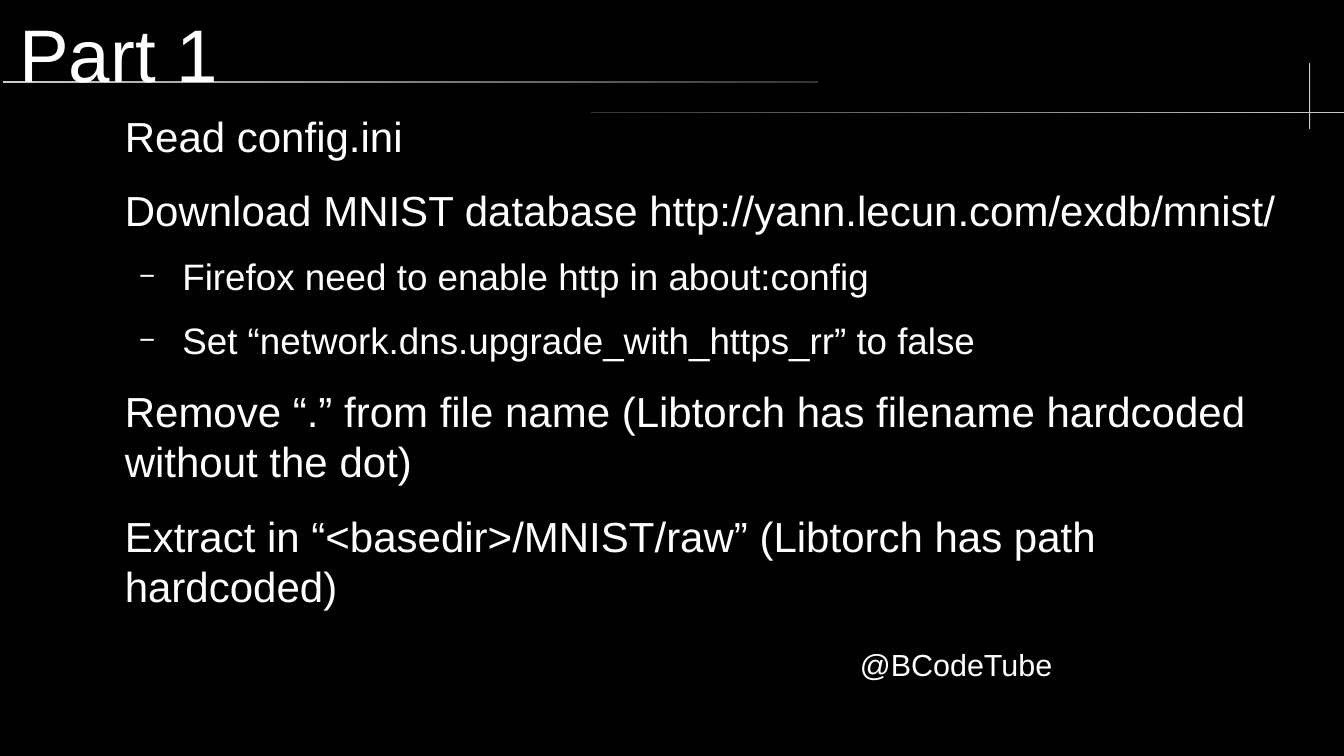
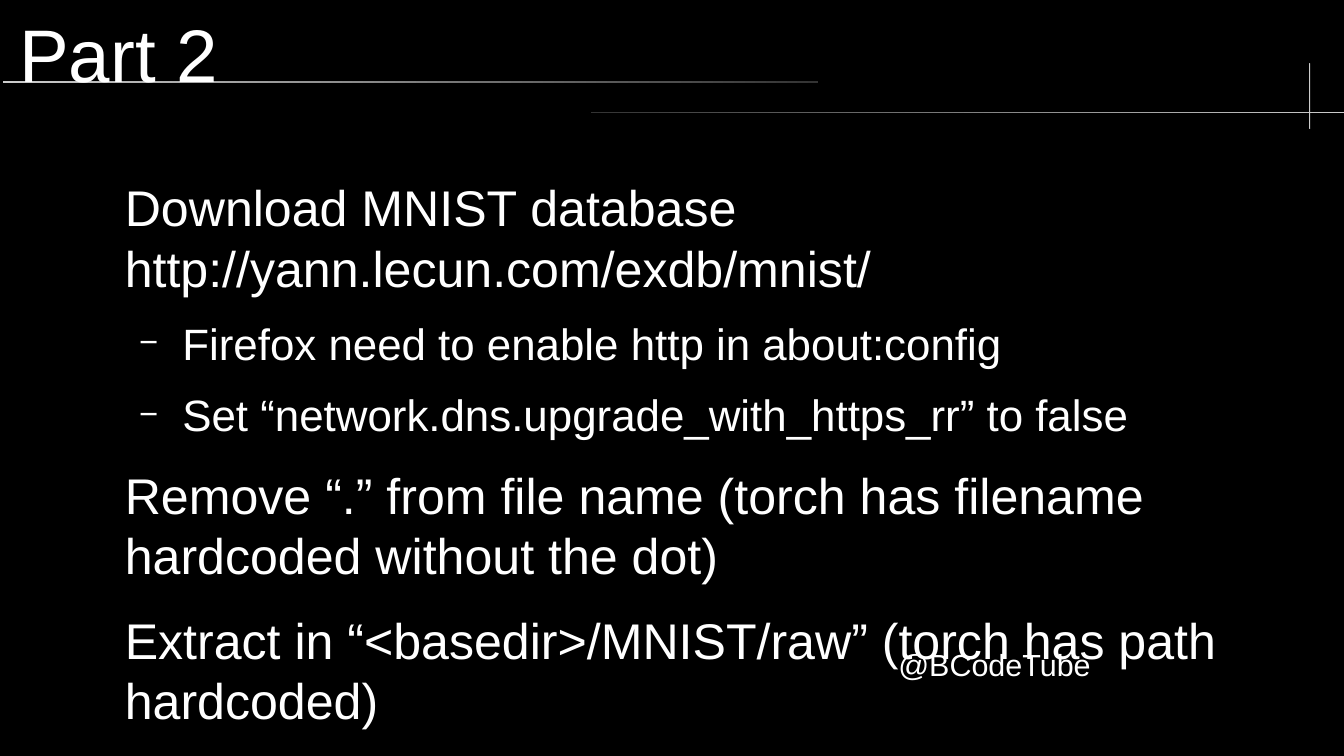
Before and after one commit to brccabral/Cpp_Python_MNIST, a slide deck: slide 11 of MNIST.odp (slide 10 before the commit). Drawn at 1344x756 pixels with LibreOffice and Linux fonts; fonts in the diff are those of the drawing; background and template pictures are left out. Boxes give left, top, right and bottom in pixels: in the first picture for what was removed or moved away, otherwise in the second. Text is boxed around its words. In the diff, an @@ line names an element or a change of style, - is before the commit and + after.

Commit message:
presentation refactor

```diff
--- a/MNIST.odp
+++ b/MNIST.odp
@@ title at bbox=[19, 30, 217, 83]: text changed @@
-Part 1
+Part 2
@@ text at bbox=[125, 121, 403, 160]: paragraph removed @@
-Read config.ini
@@ text "Download MNIST database http://yann.lecun.com/exdb/mnist/": place and size @@
-text "Download MNIST database http://yann.lecun.com/exdb/mnist/" at bbox=[125, 121, 1275, 560]
+text "Download MNIST database http://yann.lecun.com/exdb/mnist/" at bbox=[125, 189, 1216, 729]
@@ text at bbox=[125, 189, 1128, 440]: size 24.8 to 29.6 pt in "Download MNIST database http://yann.lecun.com/exdb/mnist/"; size 21.7 to 25.9 pt in "Firefox need to enable http in about:config", "Set “network.dns.upgrade_with_https_rr” to false" @@
@@ text at bbox=[125, 477, 1216, 729]: text changed; size 24.8 to 29.6 pt @@
-Remove “.” from file name (Libtorch has filename hardcoded without the dot)
-Extract in “<basedir>/MNIST/raw” (Libtorch has path hardcoded)
+Remove “.” from file name (torch has filename hardcoded without the dot)
+Extract in “<basedir>/MNIST/raw” (torch has path hardcoded)
@@ text "@BCodeTube": place and size @@
-text "@BCodeTube" at bbox=[860, 654, 1052, 681]
+text "@BCodeTube" at bbox=[898, 652, 1090, 681]
```
Also in this commit, not shown: 13 other slides changed, 1 slide added.
